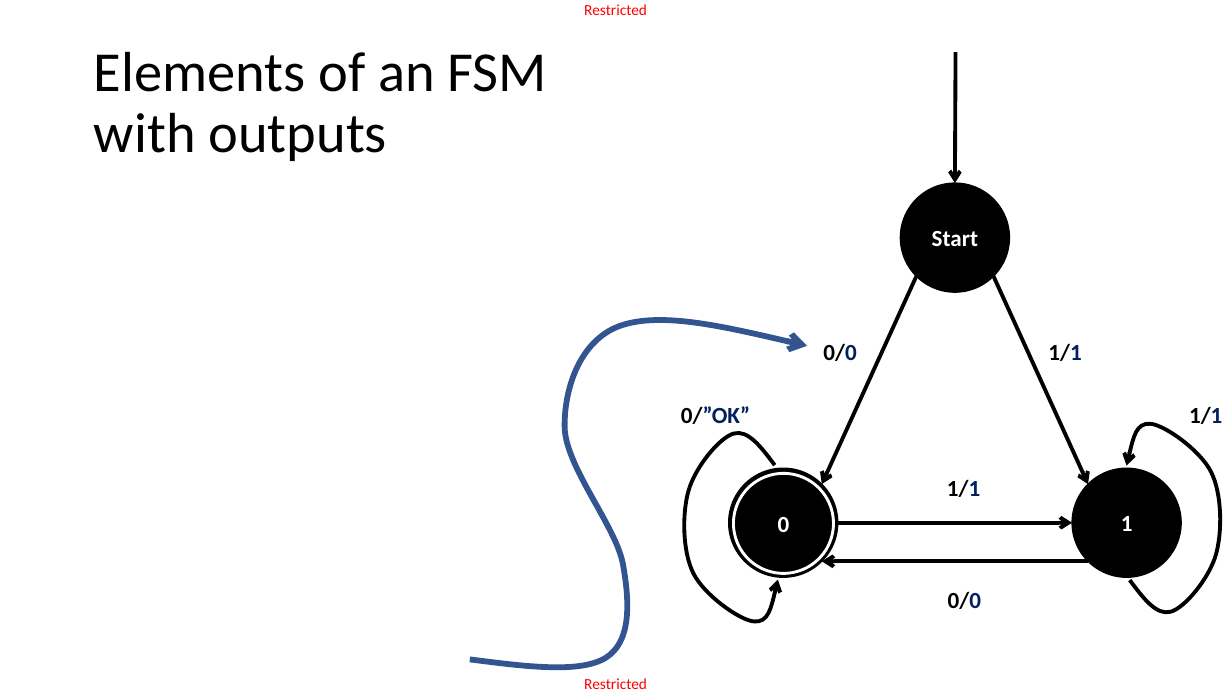
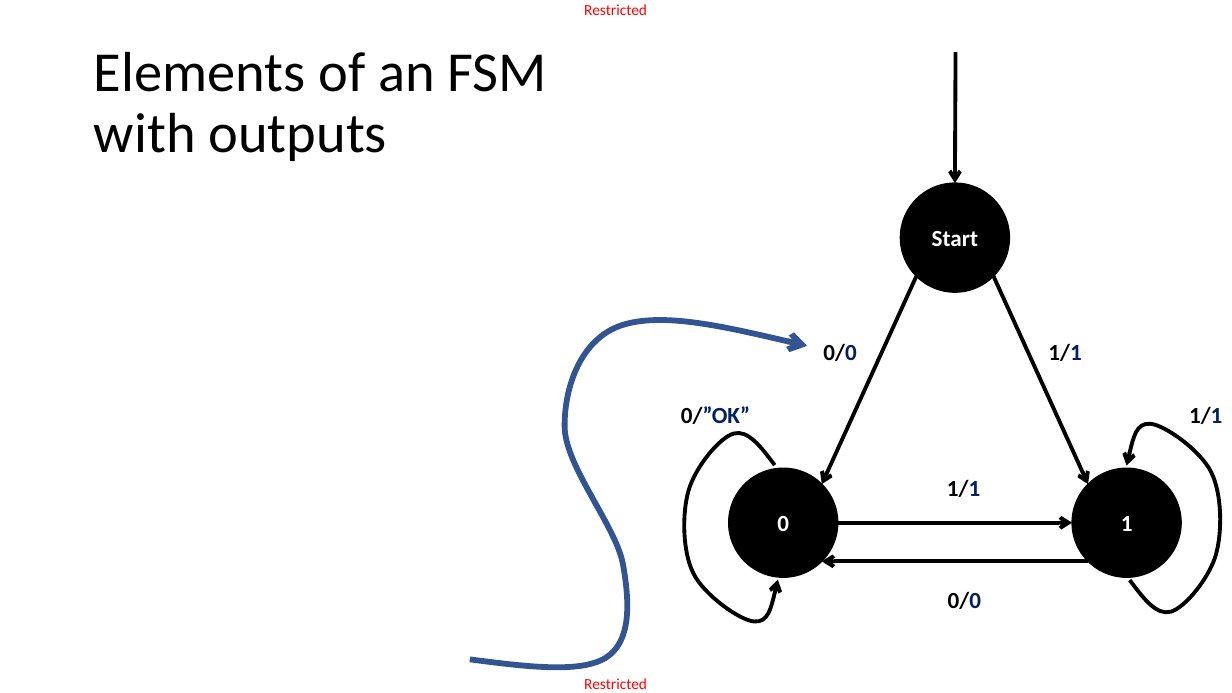
Before and after one commit to matthieudemari/SUTD_PLC_50_051, a slide deck: slide 24 of W9/W9S1/W9S1.pptx (slide 8 before the commit). Drawn at 1232x693 pixels with LibreOffice and Linux fonts; fonts in the diff are those of the drawing; grey boxes stand for pictures. Boxes give left, top, right and bottom in pixels: in the first picture for what was removed or moved away, otherwise in the second. Text is boxed around its words. In the diff, an @@ line names an element or a change of style, - is before the commit and + after.

```diff
--- a/W9/W9S1/W9S1.pptx
+++ b/W9/W9S1/W9S1.pptx
@@ ellipse "0" resized from (x1=734, y1=473, x2=834, y2=573) to (x1=729, y1=469, x2=838, y2=578) @@
@@ ellipse "0" at (x1=729, y1=469, x2=838, y2=578): outline #FFFFFF 2.25 pt to #000000 1 pt @@
@@ ellipse removed at (x1=729, y1=469, x2=838, y2=578) @@
```
Also in this commit, not shown: 1 other slide changed, 28 slides added, 9 other files.
